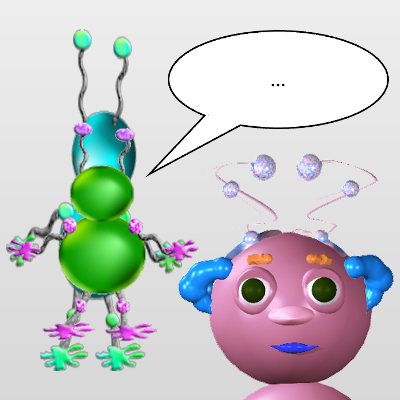
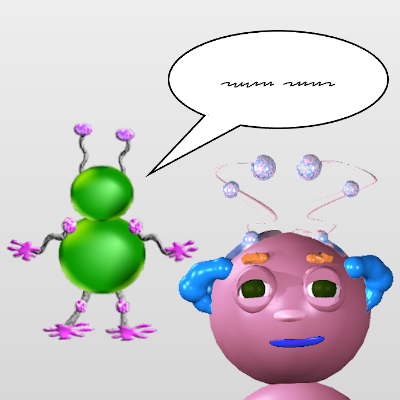
Layer changes from the first 400px x 400px image to the second:
hid "face pleased" over box(178, 153, 394, 400)
hid "context adult" over box(6, 29, 188, 371)
painted on "speech bubble" over box(220, 81, 336, 88)
